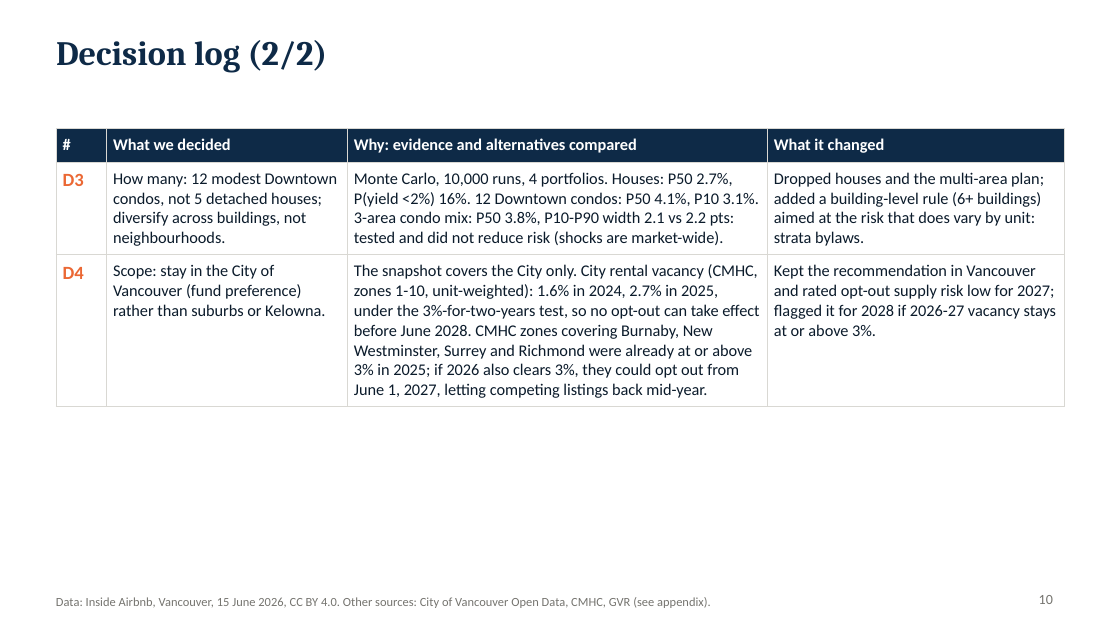
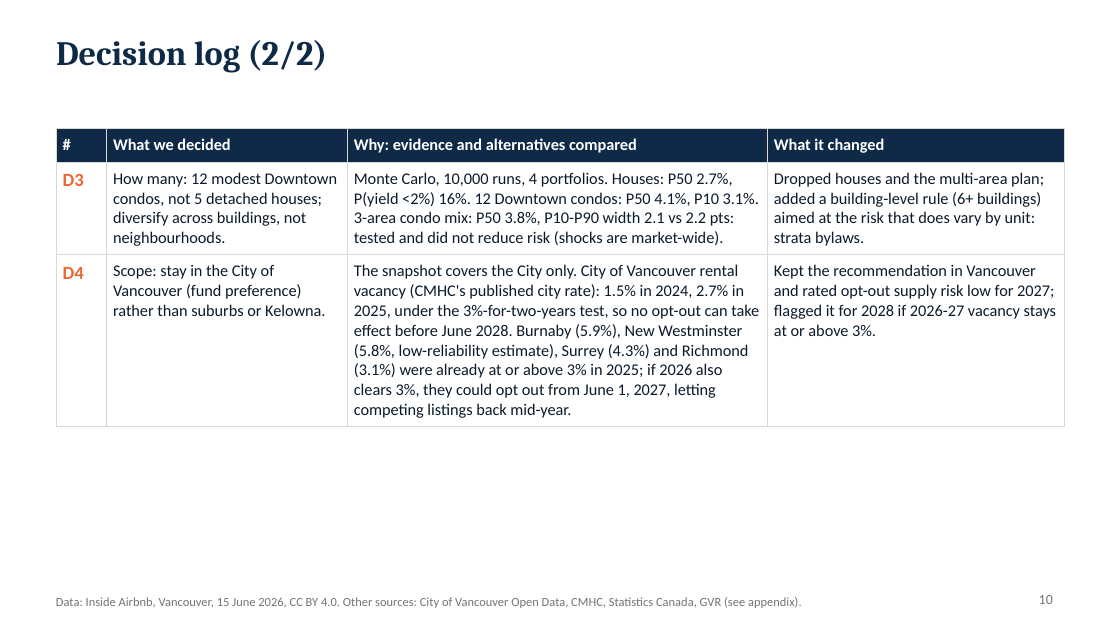
Before and after one commit to alexmdy/datajam2026, a slide deck: slide 10 of deck/DDD_DataJam2026_Pitch.pptx. Drawn at 1120x630 pixels with LibreOffice and Linux fonts; fonts in the diff are those of the drawing. Boxes give left, top, right and bottom in pixels: in the first picture for what was removed or moved away, otherwise in the second. Text is boxed around its words. In the diff, an @@ line names an element or a change of style, - is before the commit and + after.

```diff
--- a/deck/DDD_DataJam2026_Pitch.pptx
+++ b/deck/DDD_DataJam2026_Pitch.pptx
@@ table at (56, 129, 1064, 422) @@
-row 3, column 3: The snapshot covers the City only. City rental vacancy (CMHC, zones 1-10, unit-weighted): 1.6% in 2024, 2.7% in 2025, under the 3%-for-two-years test, so no opt-out can take effect before June 2028. CMHC zones covering Burnaby, New Westminster, Surrey and Richmond were already at or above 3% in 2025; if 2026 also clears 3%, they could opt out from June 1, 2027, letting competing listings back mid-year.
+row 3, column 3: The snapshot covers the City only. City of Vancouver rental vacancy (CMHC's published city rate): 1.5% in 2024, 2.7% in 2025, under the 3%-for-two-years test, so no opt-out can take effect before June 2028. Burnaby (5.9%), New Westminster (5.8%, low-reliability estimate), Surrey (4.3%) and Richmond (3.1%) were already at or above 3% in 2025; if 2026 also clears 3%, they could opt out from June 1, 2027, letting competing listings back mid-year.
@@ text at (56, 597, 802, 608): text changed @@
-Data: Inside Airbnb, Vancouver, 15 June 2026, CC BY 4.0. Other sources: City of Vancouver Open Data, CMHC, GVR (see appendix).
+Data: Inside Airbnb, Vancouver, 15 June 2026, CC BY 4.0. Other sources: City of Vancouver Open Data, CMHC, Statistics Canada, GVR (see appendix).
```
Also in this commit, not shown: 14 other slides changed, 33 other files.
